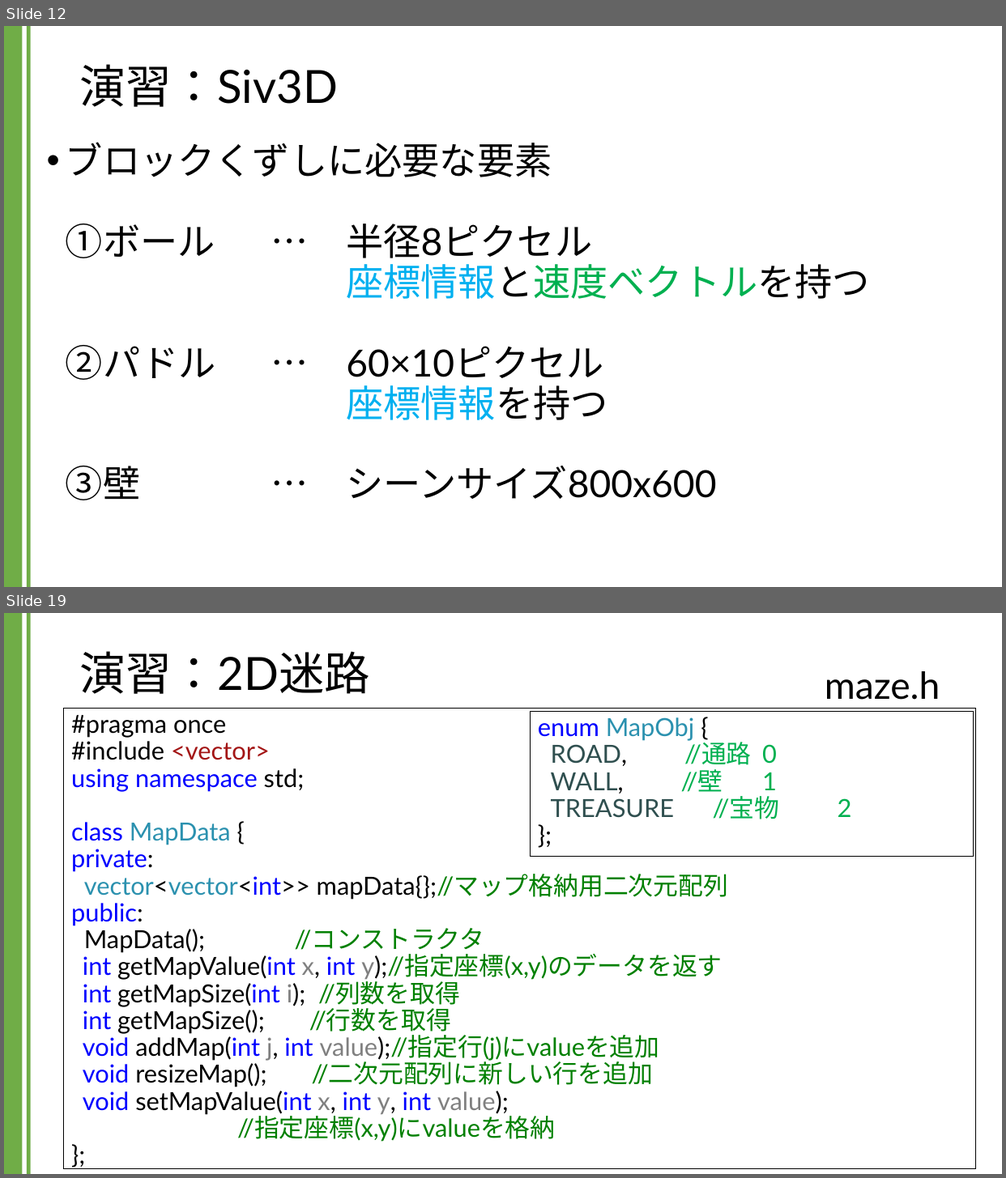
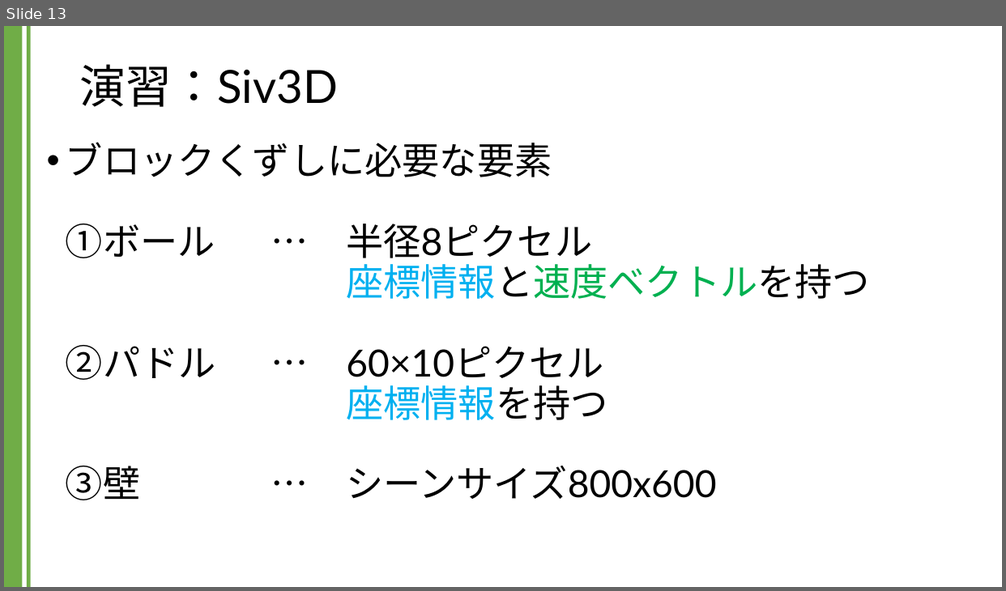
Before and after one commit to kic-murata/cpp2024, a slide deck: 授業資料/演習課題：Siv3D.pptx. Shown one above the other, each under a label of ours: slides 12 and 19 before the commit, slide 13 after it; the slides between them are not shown. The pictures are 1006x1178 and 1006x591 pixels, drawn with LibreOffice and Linux fonts; fonts in the diff are those of the drawing; background and template pictures are left out. Boxes give left, top, right and bottom in pixels: in the first picture for what was removed or moved away, otherwise in the second. Text is boxed around its words. In the diff, an @@ line names an element or a change of style, - is before the commit and + after.

```diff
--- a/授業資料/演習課題：Siv3D.pptx
+++ b/授業資料/演習課題：Siv3D.pptx
@@ slide 19 removed at <box>4,613,1002,1174</box>, background #FFFFFF; not listed: 2 template elements that a slide beside it also shows @@
@@ title removed at <box>80,651,370,694</box> @@
-演習：2D迷路
@@ text removed at <box>825,671,940,700</box> @@
-maze.h
@@ rectangle removed at <box>64,708,976,1169</box> @@
-#pragma once
-#include <vector>
-using namespace std;
-class MapData {
-private:
-vector<vector<int>> mapData{};//マップ格納用二次元配列
-public:
-MapData(); //コンストラクタ
-int getMapValue(int x, int y);//指定座標(x,y)のデータを返す
-int getMapSize(int i); //列数を取得
-int getMapSize(); //行数を取得
-void addMap(int j, int value);//指定行(j)にvalueを追加
-void resizeMap(); //二次元配列に新しい行を追加
-void setMapValue(int x, int y, int value);
-//指定座標(x,y)にvalueを格納
-};
@@ rectangle removed at <box>530,711,974,855</box> @@
-enum MapObj {
-ROAD, //通路 0
-WALL, //壁 1
-TREASURE //宝物 2
-};
@@ what was slide 12 is now slide 13 @@
```
Also in this commit, not shown: 1 slide changed, 10 slides added, 49 other slides removed.
